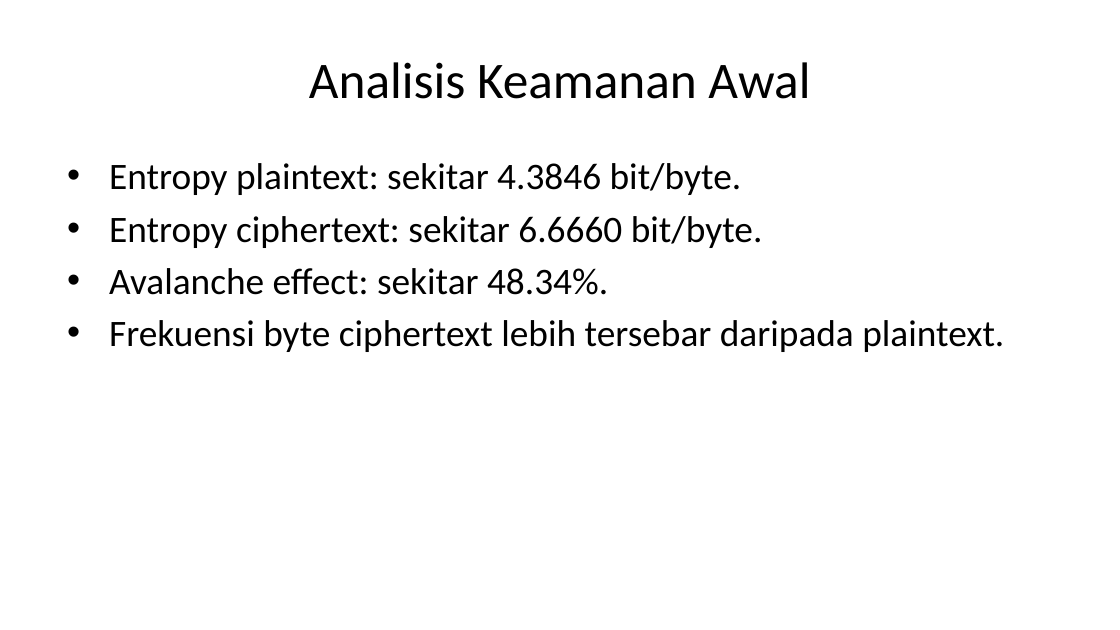
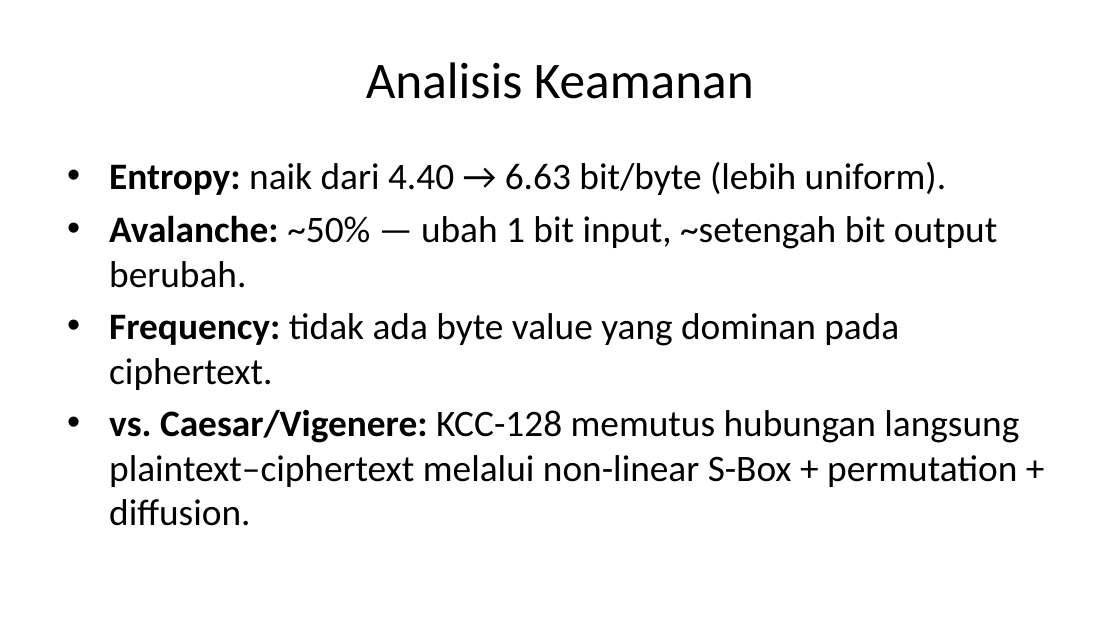
Before and after one commit to riskihajar/knight-chaos-cipher, a slide deck: slide 11 of slides/slides-knight-chaos-cipher.pptx (slide 10 before the commit). Drawn at 1120x630 pixels with LibreOffice and Linux fonts; fonts in the diff are those of the drawing. Boxes give left, top, right and bottom in pixels: in the first picture for what was removed or moved away, otherwise in the second. Text is boxed around its words. In the diff, an @@ line names an element or a change of style, - is before the commit and + after.

```diff
--- a/slides/slides-knight-chaos-cipher.pptx
+++ b/slides/slides-knight-chaos-cipher.pptx
@@ title at box(366, 62, 754, 99): text changed @@
-Analisis Keamanan Awal
+Analisis Keamanan
@@ text at box(109, 162, 1019, 526): text changed @@
-• Entropy plaintext: sekitar 4.3846 bit/byte.
-• Entropy ciphertext: sekitar 6.6660 bit/byte.
-• Avalanche effect: sekitar 48.34%.
-• Frekuensi byte ciphertext lebih tersebar daripada plaintext.
+• Entropy: naik dari 4.40 → 6.63 bit/byte (lebih uniform).
+• Avalanche: ~50% — ubah 1 bit input, ~setengah bit output berubah.
+• Frequency: tidak ada byte value yang dominan pada ciphertext.
+• vs. Caesar/Vigenere: KCC-128 memutus hubungan langsung plaintext–ciphertext melalui non-linear S-Box + permutation + diffusion.
```
Also in this commit, not shown: 8 other slides changed, 6 slides added, 4 slides removed, 3 other files.
